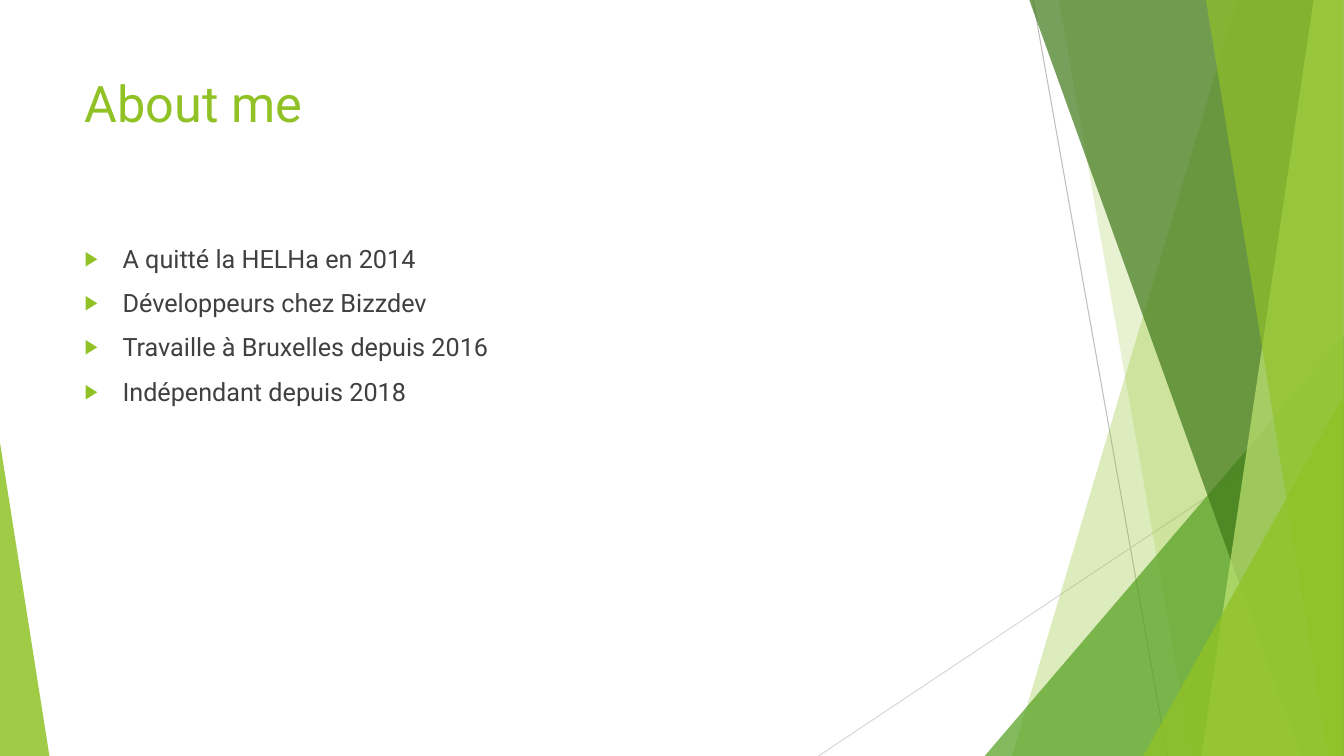
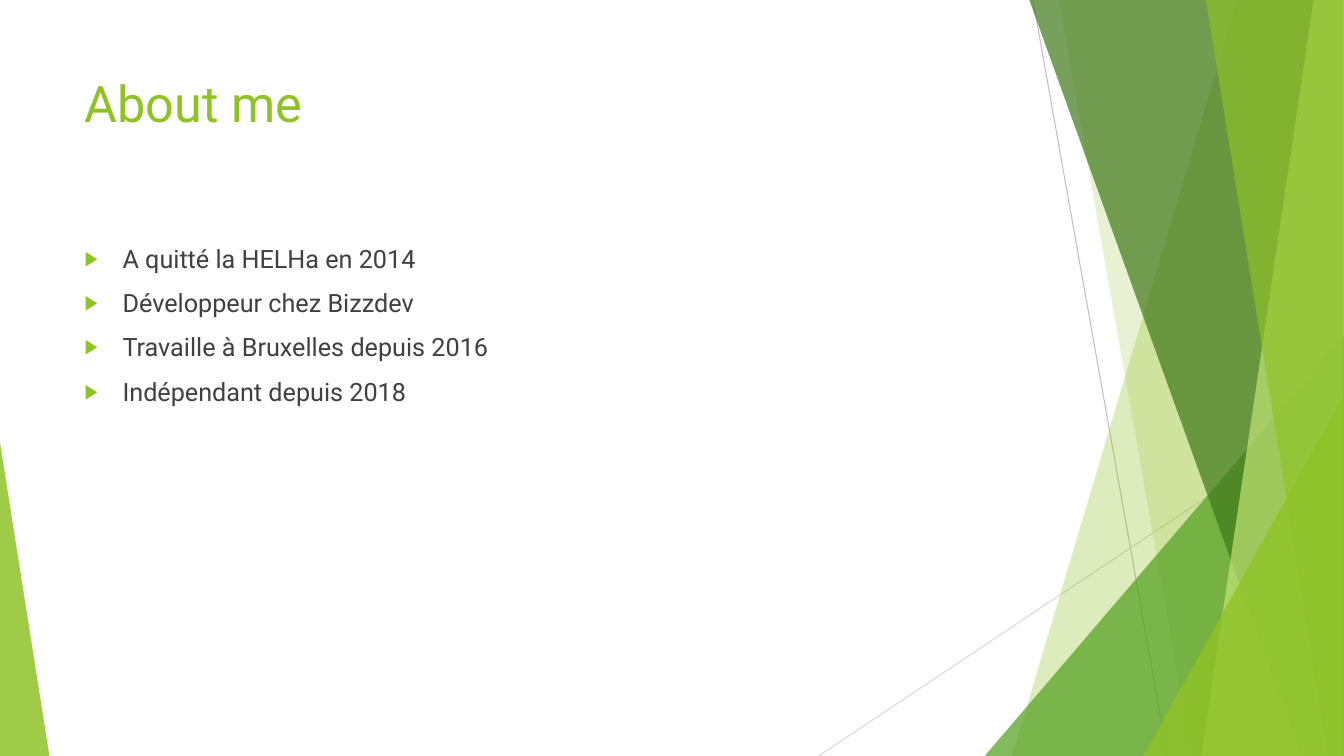
Before and after one commit to worming004/SimpleIsNotEasy, a slide deck: slide 2 of PPT/Easy != Simple.pptx. Drawn at 1344x756 pixels with LibreOffice and Linux fonts; fonts in the diff are those of the drawing. Boxes give left, top, right and bottom in pixels: in the first picture for what was removed or moved away, otherwise in the second. Text is boxed around its words. In the diff, an @@ line names an element or a change of style, - is before the commit and + after.

```diff
--- a/PPT/Easy != Simple.pptx
+++ b/PPT/Easy != Simple.pptx
@@ text at (123,293,414,317): text changed @@
-▶ Développeurs chez Bizzdev
+▶ Développeur chez Bizzdev
```
Also in this commit, not shown: 13 other slides changed.
